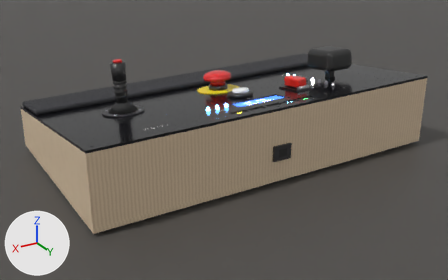
The Blender file Axiom/Arduino/cockpit/axiom_cockpit_roomy.blend, before and after one commit.
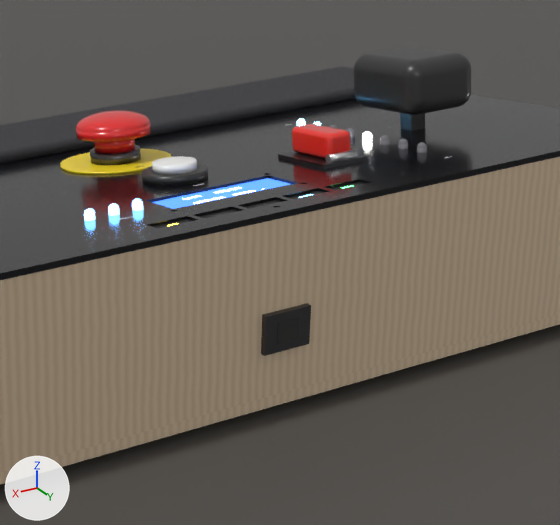
Old and new are each drawn whole from a camera (50 mm lens) standing at (0.678, 0.853, 0.366) and looking at (0.263, 0.162, 0.021) and again close up on the part from 39% to 86% of the width and 10% to 81% of the height. The axes (+X, +Y, +Z) are drawn at lower left. The lights are the same throughout. The first two pictures are the older version.

Names of what the first close-up shows: 'ARM cover', 'Back wall', 'Bottom', 'Desk', 'EMP bezel', 'EMP legend plate', 'EMP mushroom', 'EMP mushroom top', 'EMP stem', 'LCD glass', 'Palm rest', 'Throttle knob', 'Throttle stem', 'Top panel (3 mm acrylic)', 'USB-B port', 'USB-B socket' and 26 more.
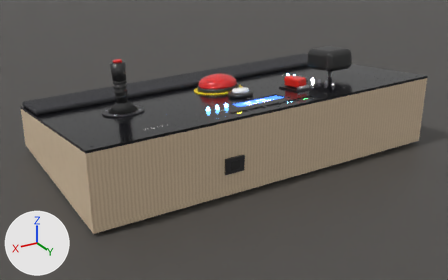
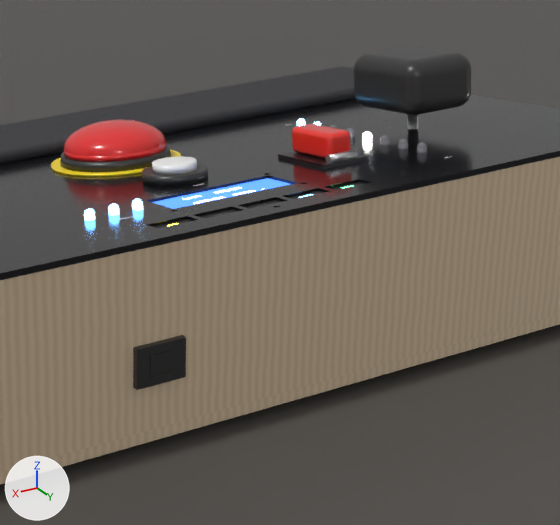
What changed in the scene script:
```text
Change me_throttle_stem:
    used by ob_throttle_stem; parent = ob_panel_frame; location = (0.09, 0.179, -0.0125)
    remove me_throttle_stem.from_pydata(...)  # 8 vertices, 6 faces; spans x -0.0048..0.0048, y -0.0048..0.0048, z -0.0265..0.0265
    remove me_throttle_stem.materials.append(mat_black_plastic)  # dark grey #303030
    add me_throttle_stem.from_pydata(...)  # 96 vertices, 50 faces; spans x -0.003..0.003, y -0.003..0.003, z 0.0..0.053
    me_throttle_stem part 1: 96 vertices added at x -0.003..0.003, y -0.003..0.003, z 0.0..0.053, forming a 48-sided cylinder along z
    me_throttle_stem part 2: 8 vertices removed from x -0.0048..0.0048, y -0.0048..0.0048, z -0.0265..0.0265
    me_throttle_stem part 3: the surface is now shaded smooth
    add me_throttle_stem.materials.append(mat_metal)  # light grey #dddddf
Change me_emp_legend_plate:
    used by ob_emp_legend_plate; parent = ob_panel_frame; location = (0.25, 0.125, 0.0)
    remove me_emp_legend_plate.from_pydata(...)  # 96 vertices, 50 faces; spans x -0.03..0.03, y -0.03..0.03, z 0.0..0.0012
    add me_emp_legend_plate.from_pydata(...)  # 96 vertices, 50 faces; spans x -0.035..0.035, y -0.035..0.035, z 0.0..0.0012
    me_emp_legend_plate part 4: the whole mesh is scaled about its middle by (1.17, 1.17, 1)
Change me_emp_bezel:
    used by ob_emp_bezel; parent = ob_panel_frame; location = (0.25, 0.125, 0.0012)
    remove me_emp_bezel.from_pydata(...)  # 96 vertices, 50 faces; spans x -0.0135..0.0135, y -0.0135..0.0135, z 0.0..0.006
    add me_emp_bezel.from_pydata(...)  # 96 vertices, 50 faces; spans x -0.03..0.03, y -0.03..0.03, z 0.0..0.005
    me_emp_bezel part 5: 96 of 96 vertices moved; they spanned x -0.0135..0.0135, y -0.0135..0.0135, z 0.0..0.006 and now span x -0.03..0.03, y -0.03..0.03, z 0.0..0.005; mean shift (0.0, 0.0, -0.0005)
Add me_emp_dome:
    me_emp_dome.from_pydata(...)  # 577 vertices, 576 faces; spans x -0.0275..0.0275, y -0.0275..0.0275, z 0.0..0.013
    me_emp_dome.materials.append(mat_red_plastic)  # red #e12727
Add me_emp_dome_skirt:
    me_emp_dome_skirt.from_pydata(...)  # a 48-sided cylinder along z spanning x -0.0275..0.0275, y -0.0275..0.0275, z 0.0..0.003
    for i in [*range(0, 46), 47, 48]: me_emp_dome_skirt.polygons[i].use_smooth = True
    me_emp_dome_skirt.materials.append(mat_red_plastic)  # red #e12727
Change ob_usb_b_socket:
    ob_usb_b_socket.location: (0.25, 0.2815, 0.045) -> (0.32, 0.2815, 0.045)
Change ob_usb_b_port:
    ob_usb_b_port.location: (0.25, 0.2831, 0.045) -> (0.32, 0.2831, 0.045)
Change ob_throttle_stem:
    ob_throttle_stem.location: (0.09, 0.179, -0.0125) -> (0.09, 0.179, -0.039)
Remove ob_emp_stem:
    ob_emp_stem = bpy.data.objects.new('EMP stem', me_emp_stem)
    ob_emp_stem.parent = ob_panel_frame
    ob_emp_stem.location = (0.25, 0.125, 0.0072)
Remove ob_emp_mushroom:
    ob_emp_mushroom = bpy.data.objects.new('EMP mushroom', me_emp_mushroom)
    ob_emp_mushroom.parent = ob_panel_frame
    ob_emp_mushroom.location = (0.25, 0.125, 0.0152)
Remove ob_emp_mushroom_top:
    ob_emp_mushroom_top = bpy.data.objects.new('EMP mushroom top', me_emp_mushroom_top)
    ob_emp_mushroom_top.parent = ob_panel_frame
    ob_emp_mushroom_top.location = (0.25, 0.125, 0.0202)
Add ob_emp_dome:
    ob_emp_dome = bpy.data.objects.new('EMP dome', me_emp_dome)
    ob_emp_dome.parent = ob_panel_frame
    ob_emp_dome.location = (0.25, 0.125, 0.0092)
Add ob_emp_dome_skirt:
    ob_emp_dome_skirt = bpy.data.objects.new('EMP dome skirt', me_emp_dome_skirt)
    ob_emp_dome_skirt.parent = ob_panel_frame
    ob_emp_dome_skirt.location = (0.25, 0.125, 0.0062)
```

Where the change shows, as pixel boxes [x1, y1, x2, y2] in the close-ups (560 x 525 px):
'USB-B socket', moved: before [261, 303, 311, 356]; after [133, 335, 186, 390]
'EMP dome', added (red): after [63, 119, 166, 156]
'EMP legend plate', rescaled: before [60, 148, 172, 175]; after [51, 149, 181, 177]
'EMP bezel', reshaped: before [90, 145, 141, 165]; after [60, 144, 171, 172]
'EMP mushroom top', deleted (red): before [76, 110, 150, 133]
'USB-B port', moved: before [277, 317, 299, 344]; after [150, 350, 173, 378]
'EMP mushroom', deleted (red): before [76, 122, 151, 142]
'EMP dome skirt', added (red): after [63, 143, 166, 162]
'EMP stem', deleted (red): before [94, 139, 135, 153]
'Throttle stem', reshaped, moved: before [400, 113, 425, 131]; after [407, 114, 418, 129]
part 1 of me_throttle_stem, added (mostly hidden): after [407, 114, 418, 129]
part 2 of me_throttle_stem, deleted: before [400, 113, 425, 131]
